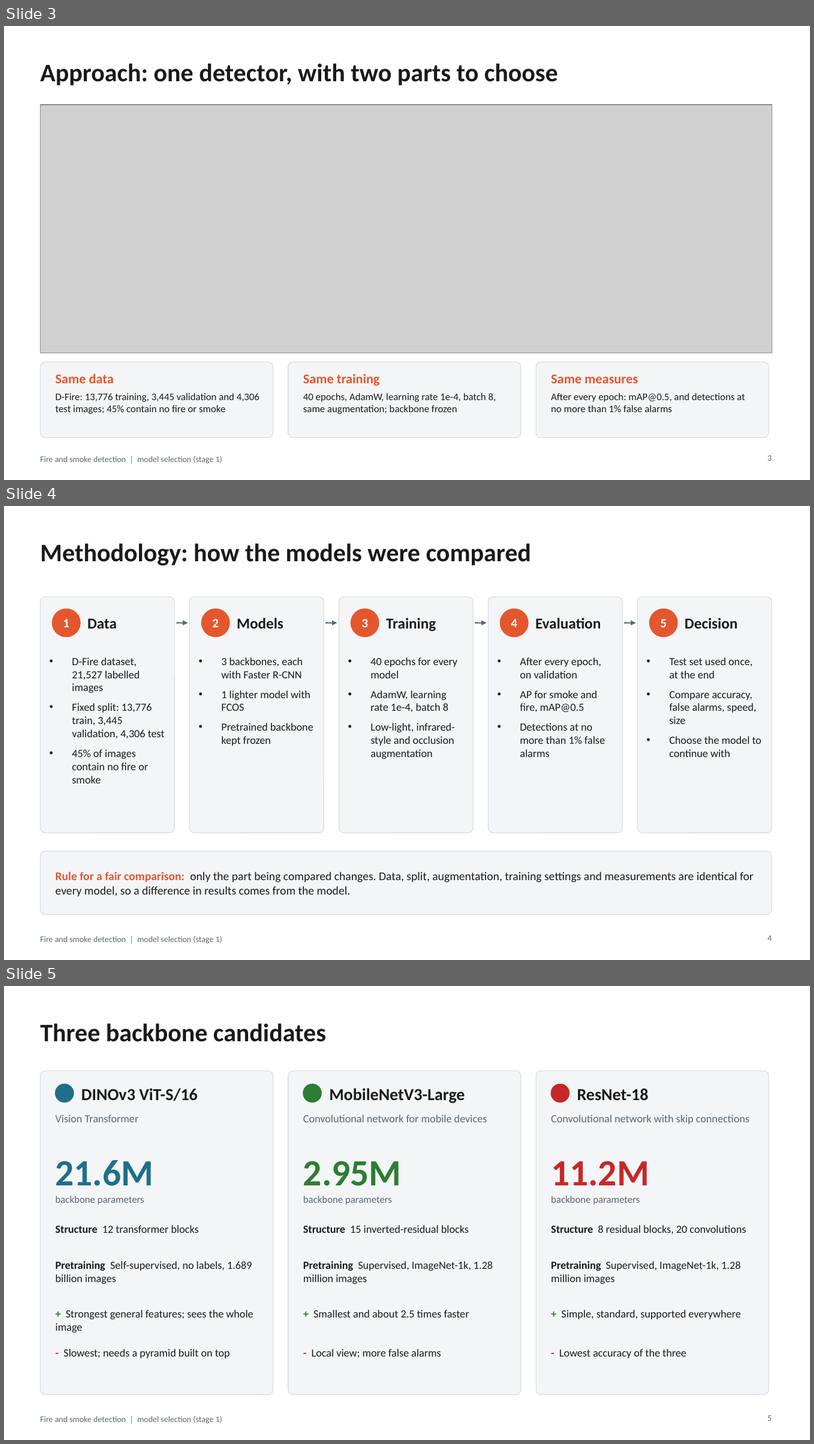
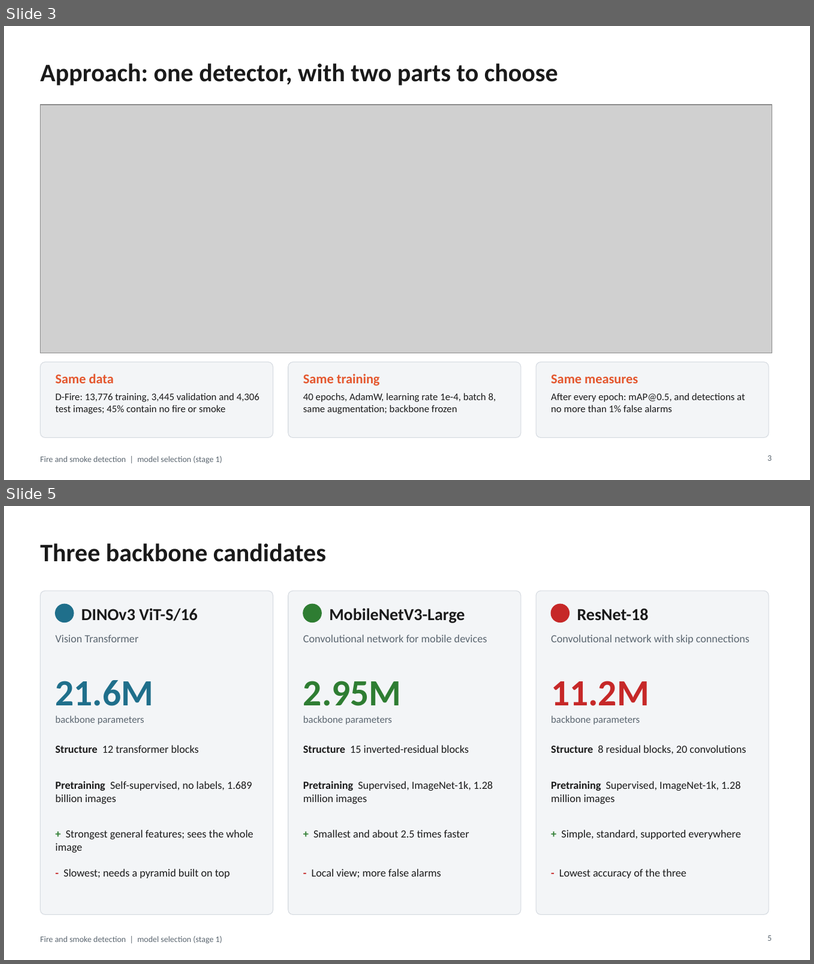
Before and after one commit to CoderIsSleeping/fire-and-smoke, a slide deck: reports/Stage1_Model_Selection_Slides.pptx. Shown one above the other, each under a label of ours: slides 3, 4 and 5 before the commit, slides 3 and 5 after it; the slides between them are not shown. The pictures are 814x1444 and 814x964 pixels, drawn with LibreOffice and Linux fonts; fonts in the diff are those of the drawing; grey boxes stand for pictures. Boxes give left, top, right and bottom in pixels: in the first picture for what was removed or moved away, otherwise in the second. Text is boxed around its words. In the diff, an @@ line names an element or a change of style, - is before the commit and + after.

```diff
--- a/reports/Stage1_Model_Selection_Slides.pptx
+++ b/reports/Stage1_Model_Selection_Slides.pptx
@@ slide 4 removed at [4,506,810,960], background #FFFFFF; not listed: 1 template element that a slide beside it also shows @@
@@ title removed at [40,543,531,565] @@
-Methodology: how the models were compared
@@ rounded rectangle removed at [40,597,174,832] @@
@@ ellipse removed at [53,609,80,637] @@
@@ rounded rectangle removed at [190,597,324,832] @@
@@ ellipse removed at [202,609,230,637] @@
@@ rounded rectangle removed at [339,597,473,832] @@
@@ ellipse removed at [351,609,379,637] @@
@@ rounded rectangle removed at [489,597,623,832] @@
@@ ellipse removed at [501,609,528,637] @@
@@ rounded rectangle removed at [638,597,772,832] @@
@@ ellipse removed at [650,609,678,637] @@
@@ text removed at [63,619,69,627] @@
-1
@@ text removed at [87,618,117,628] @@
-Data
@@ arrow removed from (176, 623) to (188, 623) @@
@@ text removed at [212,619,219,627] @@
-2
@@ text removed at [237,618,284,628] @@
-Models
@@ arrow removed from (326, 623) to (338, 623) @@
@@ text removed at [362,619,368,627] @@
-3
@@ text removed at [386,618,436,631] @@
-Training
@@ arrow removed from (475, 623) to (487, 623) @@
@@ text removed at [511,619,518,627] @@
-4
@@ text removed at [536,618,601,628] @@
-Evaluation
@@ arrow removed from (624, 623) to (636, 623) @@
@@ text removed at [660,619,667,627] @@
-5
@@ text removed at [685,618,738,628] @@
-Decision
@@ text removed at [72,657,165,783] @@
-• D-Fire dataset, 21,527 labelled images
-• Fixed split: 13,776 train, 3,445 validation, 4,306 test
-• 45% of images contain no fire or smoke
@@ text removed at [221,657,314,745] @@
-• 3 backbones, each with Faster R-CNN
-• 1 lighter model with FCOS
-• Pretrained backbone kept frozen
@@ text removed at [371,657,458,759] @@
-• 40 epochs for every model
-• AdamW, learning rate 1e-4, batch 8
-• Low-light, infrared-style and occlusion augmentation
@@ text removed at [520,657,605,757] @@
-• After every epoch, on validation
-• AP for smoke and fire, mAP@0.5
-• Detections at no more than 1% false alarms
@@ text removed at [669,657,762,757] @@
-• Test set used once, at the end
-• Compare accuracy, false alarms, speed, size
-• Choose the model to continue with
@@ rounded rectangle removed at [40,851,772,915] @@
@@ text removed at [56,871,754,896] @@
-Rule for a fair comparison: only the part being compared changes. Data, split, augmentation, training settings and measurements are identical for every model, so a difference in results comes from the model.
@@ page number removed at [768,935,772,940] @@
-4
```
Also in this commit, not shown: 1 slide added, 1 other file.
